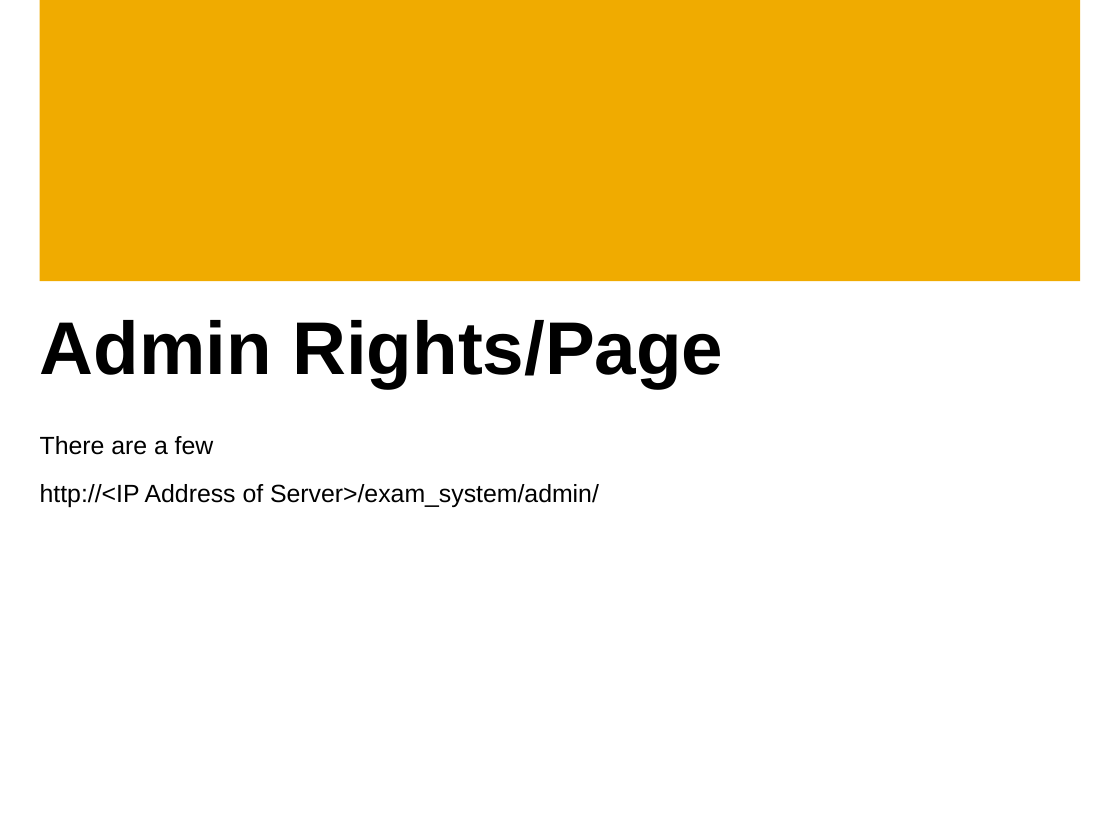
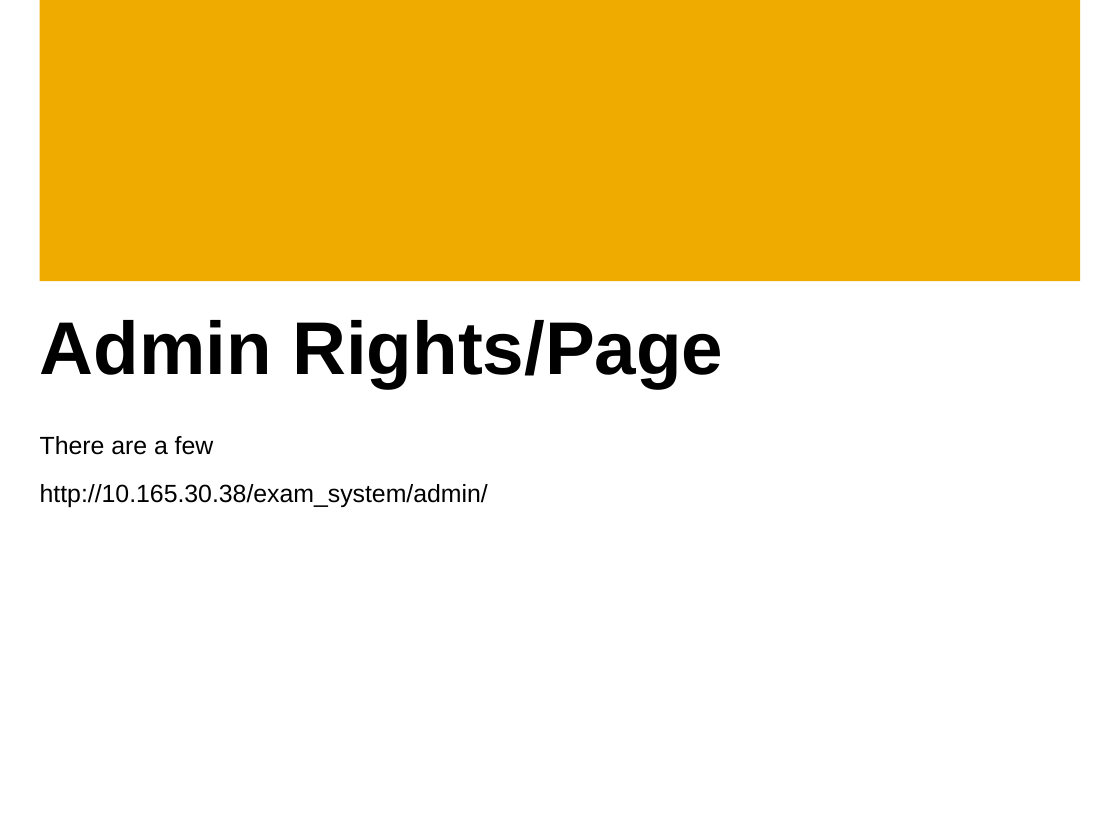
Before and after one commit to evanlouie/EXAM_system, a slide deck: slide 5 of The Exam System - User Guide.pptx. Drawn at 1120x840 pixels with LibreOffice and Linux fonts; fonts in the diff are those of the drawing; background and template pictures are left out. Boxes give left, top, right and bottom in pixels: in the first picture for what was removed or moved away, otherwise in the second. Text is boxed around its words. In the diff, an @@ line names an element or a change of style, - is before the commit and + after.

```diff
--- a/The Exam System - User Guide.pptx
+++ b/The Exam System - User Guide.pptx
@@ text at (40,484,488,507): text changed @@
-http://<IP Address of Server>/exam_system/admin/
+http://10.165.30.38/exam_system/admin/
```
Also in this commit, not shown: 2 other slides changed.
